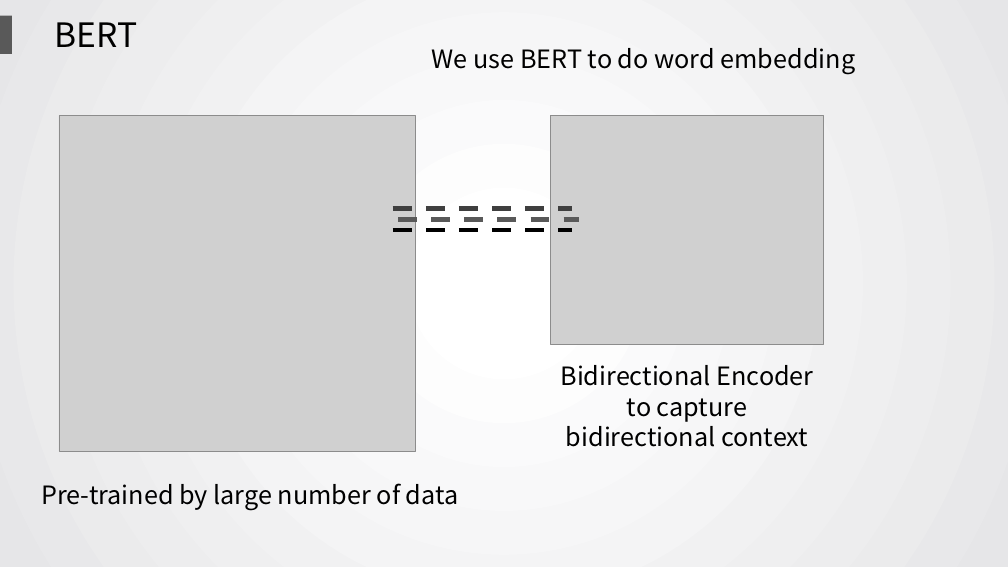
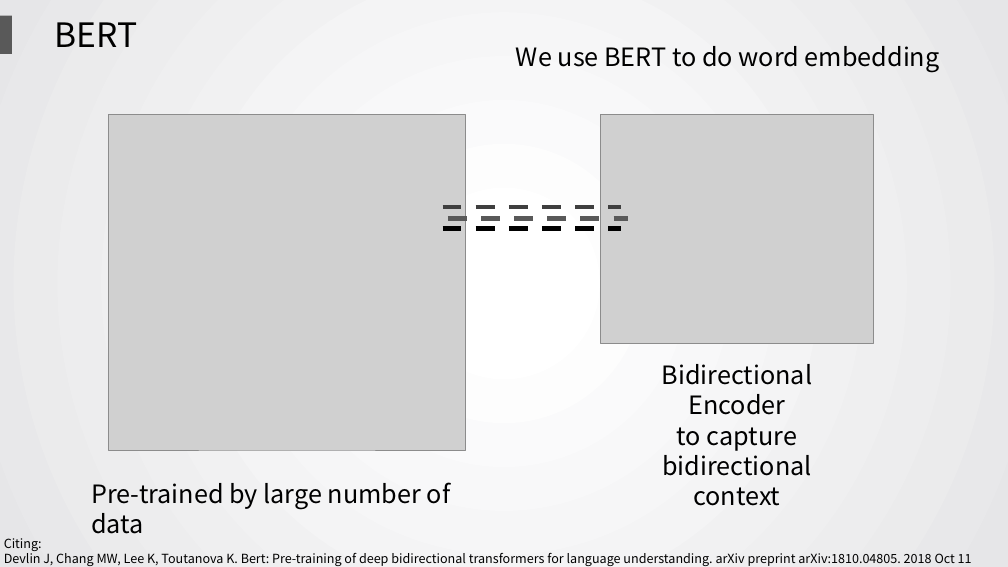
Before and after one commit to wolvestotem/Rumor-Detection, a slide deck: slide 11 of 580presentation.pptx. Drawn at 1008x567 pixels with LibreOffice and Linux fonts; fonts in the diff are those of the drawing; grey boxes stand for pictures. Boxes give left, top, right and bottom in pixels: in the first picture for what was removed or moved away, otherwise in the second. Text is boxed around its words. In the diff, an @@ line names an element or a change of style, - is before the commit and + after.

```diff
--- a/580presentation.pptx
+++ b/580presentation.pptx
@@ text "We use BERT to do ...": place and size @@
-text "We use BERT to do ..." at (432,48,856,75)
+text "We use BERT to do ..." at (516,46,940,73)
@@ 3 lines, 2 pictures: place and size @@
-3 lines, 2 pictures at (59,116,823,451)
+3 lines, 2 pictures at (109,114,873,450)
@@ text "Bidirectional Encoder" rewrapped from (560,365,814,447) to (662,364,812,506) @@
@@ text "Pre-trained by large number of ..." rewrapped from (41,483,459,511) to (91,482,450,534) @@
@@ text added at (4,538,972,566), 12 pt, text #000000 @@
+Citing:
+Devlin J, Chang MW, Lee K, Toutanova K. Bert: Pre-training of deep bidirectional transformers for language understanding. arXiv preprint arXiv:1810.04805. 2018 Oct 11
```
Also in this commit, not shown: 15 other slides changed, 5 slides added, 2 slides removed.
